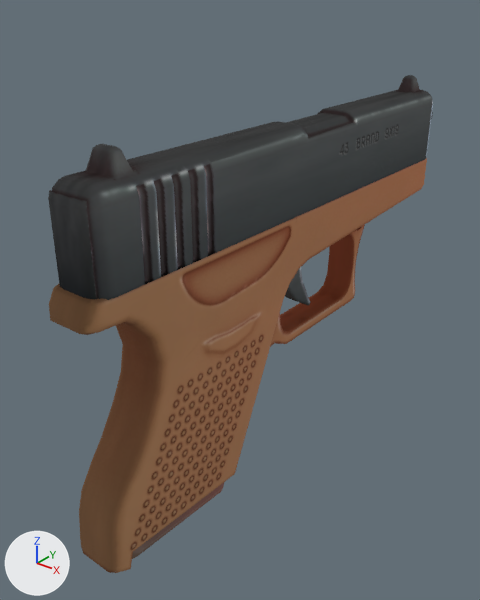
An edit to the glTF model addons/arena_weapons/assets/models/pistol.glb, drawn before and after from the same camera.
The view is the same before and after, from a 50 mm lens placed at (0.119, -0.191, 0.099), pointed at (-0.008, -0.032, 0.0). Lighting does not change. The marker at lower left points along +X, +Y and +Z. The picture after the commit comes second. Where no turn or scale is listed for an object, it has been applied to the vertices.

Names of what the first picture shows: 'pew', 'pewhaut', 'pewmagazine' and 1 more.
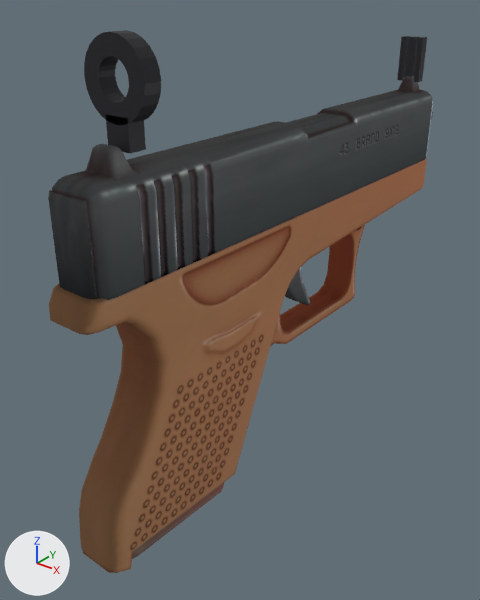
Changed parts and their boxes [x1, y1, x2, y2] in the pictures (480 x 600 px):
'rear_ring', added: after [84, 30, 161, 125]
'rear_stem', added: after [106, 115, 146, 153]
'front_ear1', added: after [414, 37, 427, 82]
'front_post', added: after [405, 36, 418, 77]
'front_ear-1', added: after [397, 36, 410, 81]

Edits to the bpy script that builds the scene:
```text
Add mat_sight_metal:
    mat_sight_metal = principled_material('sight_metal')
    mat_sight_metal.base_color = (0.03, 0.03, 0.035)  # dark grey #303035
    mat_sight_metal.metallic = 0.6
    mat_sight_metal.roughness = 0.55
Add me_front_ear1:
    me_front_ear1.from_pydata(...)  # a box spanning x 0.0026..0.0044, y 0.0631..0.0669, z 0.0625..0.0787
    me_front_ear1.materials.append(mat_sight_metal)  # dark grey #303035
Add me_front_ear_1:
    me_front_ear_1.from_pydata(...)  # a box spanning x -0.0044..-0.0026, y 0.0631..0.0669, z 0.0625..0.0787
    me_front_ear_1.materials.append(mat_sight_metal)  # dark grey #303035
Add me_front_post:
    me_front_post.from_pydata(...)  # a box spanning x -0.0013..0.0013, y 0.0631..0.0669, z 0.0625..0.0787
    me_front_post.materials.append(mat_sight_metal)  # dark grey #303035
Add me_rear_ring:
    me_rear_ring.from_pydata(...)  # 96 vertices, 192 faces; spans x -0.01..0.01, y -0.0875..-0.0825, z 0.0687..0.0887
    me_rear_ring.materials.append(mat_sight_metal)  # dark grey #303035
Add me_rear_stem:
    me_rear_stem.from_pydata(...)  # a box spanning x -0.00375..0.00375, y -0.0875..-0.0825, z 0.06265..0.07065
    me_rear_stem.materials.append(mat_sight_metal)  # dark grey #303035
Add ob_front_ear1:
    ob_front_ear1 = bpy.data.objects.new('front_ear1', me_front_ear1)
    ob_front_ear1.location = (0.0, 0.0, 0.0)
Add ob_front_ear_1:
    ob_front_ear_1 = bpy.data.objects.new('front_ear-1', me_front_ear_1)
    ob_front_ear_1.location = (0.0, 0.0, 0.0)
Add ob_front_post:
    ob_front_post = bpy.data.objects.new('front_post', me_front_post)
    ob_front_post.location = (0.0, 0.0, 0.0)
Add ob_rear_ring:
    ob_rear_ring = bpy.data.objects.new('rear_ring', me_rear_ring)
    ob_rear_ring.location = (0.0, 0.0, 0.0)
Add ob_rear_stem:
    ob_rear_stem = bpy.data.objects.new('rear_stem', me_rear_stem)
    ob_rear_stem.location = (0.0, 0.0, 0.0)
```
